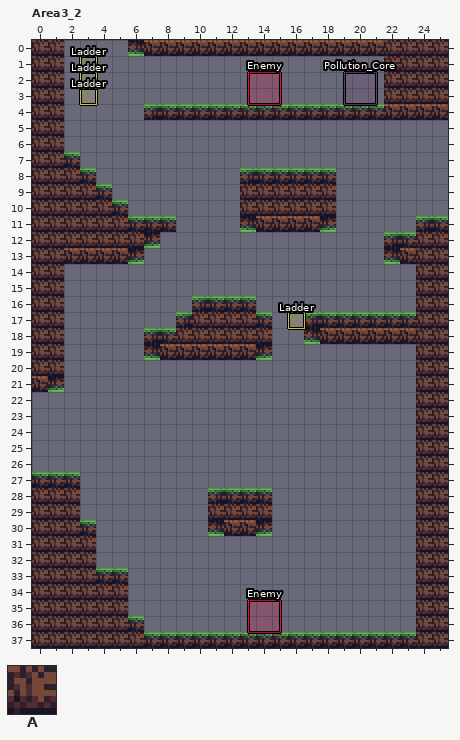
Level history. LDtk project: docs/map/map-main.ldtk. The picture above was drawn from the file before the commit.
Cells are 8x8 px. Shown: Area3_2 x 0..25, y 0..37. The commit also changed other parts of the map, which this record leaves out.
Key: from "Collisions": A 1 "ground".
_ is an empty cell.
Objects are placed by their top-left corner, in cells (3,4 is the top-left corner of cell 3,4); size is 1x1 cell unless given.
Layers that did not change in this view are not listed.
Layer "Collisions" before, first column x 0:
 0 AA____AAAAAAAAAAAAAAAAAAAA
 1 AA____________________AAAA
 2 AA____________________AAAA
 3 AA____________________AAAA
 4 AA_____AAAAAAAAAAAAAAAAAAA
 5 AA________________________
 6 AA________________________
 7 AAA_______________________
 8 AAAA_________AAAAAA_______
 9 AAAAA________AAAAAA_______
10 AAAAAA_______AAAAAA_______
11 AAAAAAAAA____AAAAAA_____AA
12 AAAAAAAA______________AAAA
13 AAAAAAA_______________AAAA
14 AA______________________AA
15 AA______________________AA
16 AA________AAAA__________AA
17 AA_______AAAAAA__AAAAAAAAA
18 AA_____AAAAAAAA__AAAAAAAAA
19 AA_____AAAAAAAA_________AA
20 AA______________________AA
21 AA______________________AA
22 ________________________AA
23 ________________________AA
24 ________________________AA
25 ________________________AA
26 ________________________AA
27 AAA_____________________AA
28 AAA________AAAA_________AA
29 AAA________AAAA_________AA
30 AAAA_______AAAA_________AA
31 AAAA____________________AA
32 AAAA____________________AA
33 AAAAAA__________________AA
34 AAAAAA__________________AA
35 AAAAAA__________________AA
36 AAAAAAA_________________AA
37 AAAAAAAAAAAAAAAAAAAAAAAAAA
Objects on layer "Entities" before:
"Enemy" rectangle at 13.5,2 size 2x2
"Ladder" rectangle at 16,17
"Enemy" rectangle at 13.5,35 size 2x2
"Pollution_Core" rectangle at 19.5,2 size 2x2
"Ladder" rectangle at 3,1
"Ladder" rectangle at 3,3
"Ladder" rectangle at 3,2
Once edited:
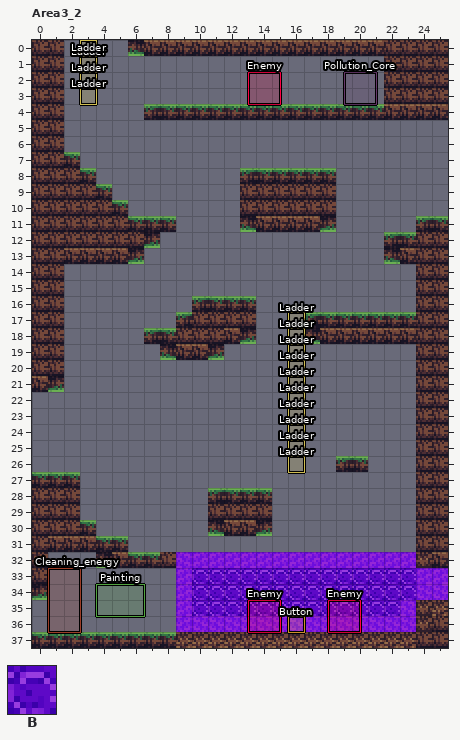
Further tiles: from "Collisions": B 3 "toxic_poor".
Diff:
Layer "Collisions":
The author put tile A in row 26 at x 19 to 20; in row 31 at x 4 to 5; in row 32 at x 4 to 8.
Tile A becomes tile B in rows 33 to 34 at x 24 to 25.
The author put tile B in rows 32 to 36 at x 9 to 23.
The edit erases tile A in rows 17 to 18 at x 14; in row 19 at x 7 and 12 to 14; in row 32 at x 1 to 3; in rows 33 to 34 at x 1 to 5; in row 35 at x 0 to 5; in row 36 at x 0 to 6.
Layer "Entities":
A new object: "Ladder" rectangle at 3,3.
A new object: "Ladder" rectangle at 3,0.
A new object: "Ladder" rectangle at 16,18.
A new object: "Ladder" rectangle at 16,19.
A new object: "Ladder" rectangle at 16,20.
A new object: "Ladder" rectangle at 16,21.
A new object: "Ladder" rectangle at 16,22.
A new object: "Ladder" rectangle at 16,23.
A new object: "Ladder" rectangle at 16,24.
A new object: "Ladder" rectangle at 16,25.
A new object: "Enemy" rectangle at 18.5,35 size 2x2.
A new object: "Ladder" rectangle at 16,26.
A new object: "Cleaning_energy" rectangle at 1,33 size 2x4.
A new object: "Painting" rectangle at 4,34 size 3x2.
A new object: "Button" rectangle at 16,36.
